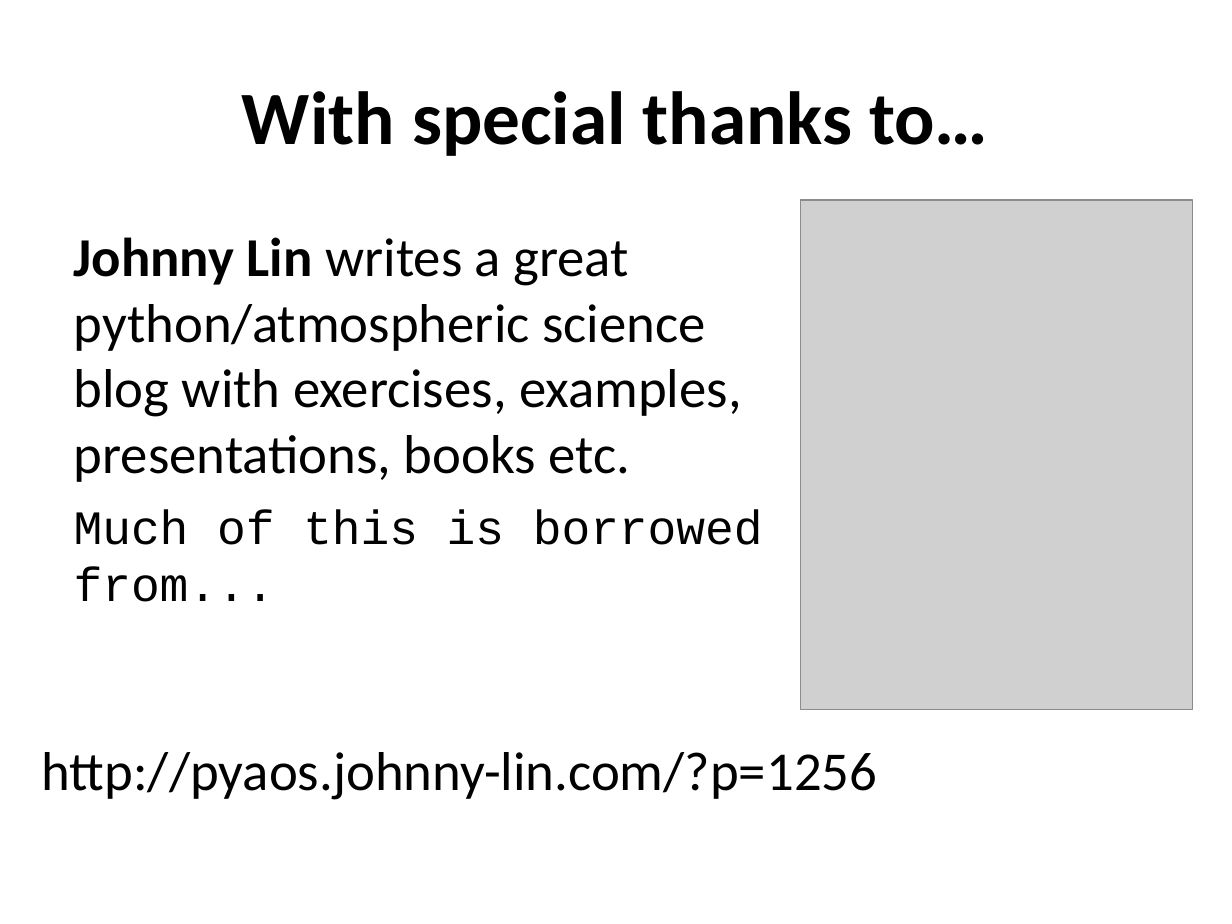
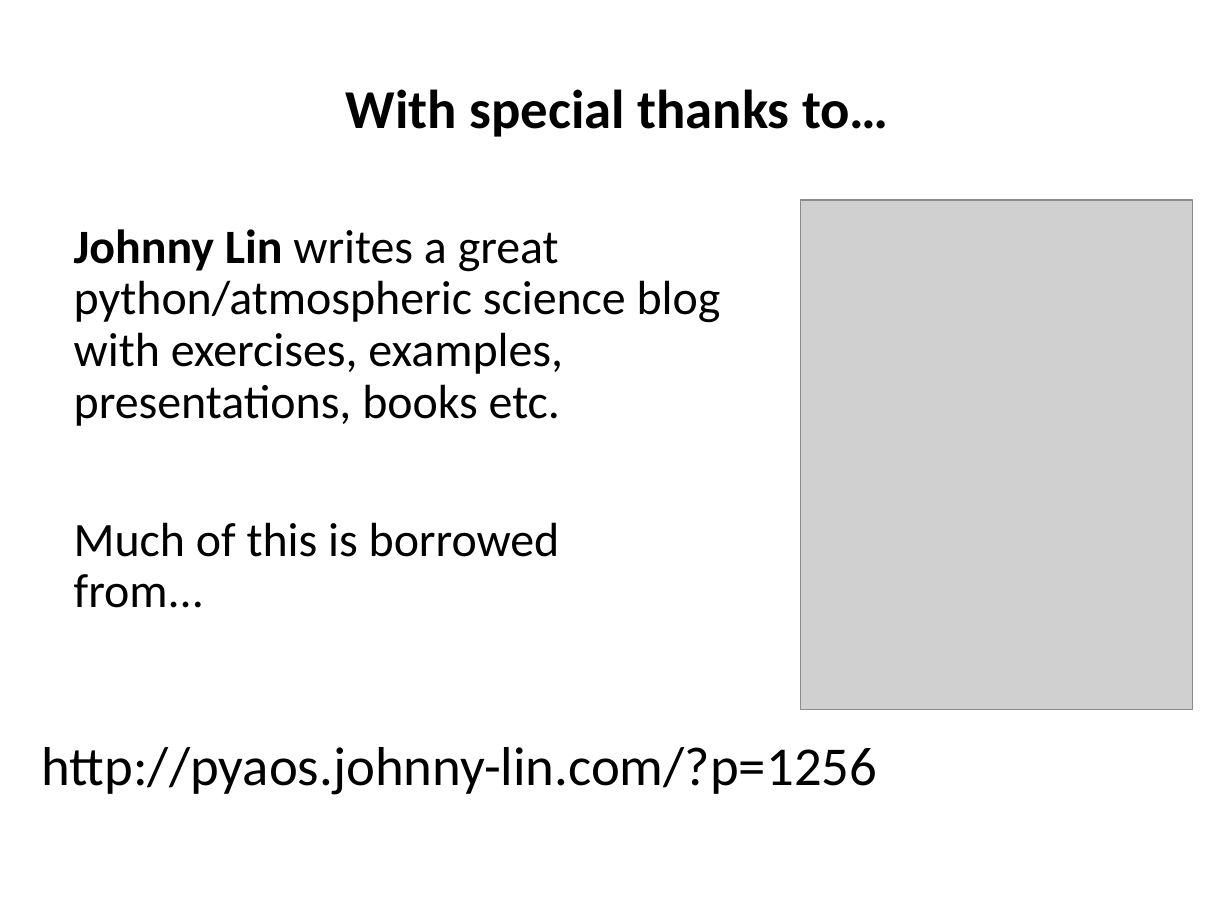
Before and after one commit to ncasuk/ncas-isc, a slide deck: slide 2 of python/presentations/handling_arrays/numpy.ppt. Drawn at 1232x924 pixels with LibreOffice and Linux fonts; fonts in the diff are those of the drawing; grey boxes stand for pictures; background and template pictures are left out. Boxes give left, top, right and bottom in pixels: in the first picture for what was removed or moved away, otherwise in the second. Text is boxed around its words. In the diff, an @@ line names an element or a change of style, - is before the commit and + after.

```diff
--- a/python/presentations/handling_arrays/numpy.ppt
+++ b/python/presentations/handling_arrays/numpy.ppt
@@ title "With special thanks to…": place and size @@
-title "With special thanks to…" at (242, 91, 988, 156)
+title "With special thanks to…" at (346, 89, 889, 137)
@@ title "With special thanks to…" at (346, 89, 889, 137): size 44 to 32 pt; line spacing 1 to 0.9 @@
@@ text "Johnny Lin writes a great ..." at (74, 229, 721, 608): size 32 to 28 pt in "Johnny Lin writes a great python/atmospheric science ..."; font Courier New to Calibri in "Much of this is borrowed from..."; line spacing 1 to 0.9; more space between paragraphs @@
@@ text "http://pyaos.johnny-lin.com/?p=1256": place and size @@
-text "http://pyaos.johnny-lin.com/?p=1256" at (42, 752, 878, 800)
+text "http://pyaos.johnny-lin.com/?p=1256" at (42, 747, 878, 795)
```
Also in this commit, not shown: 35 other slides changed, 1 slide removed.
